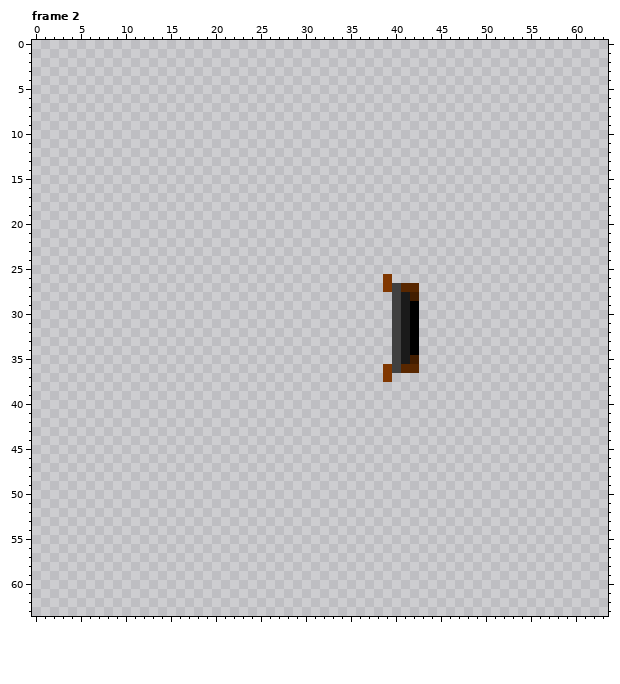
Two states of a pixel-art file, AsespriteFiles/Bow+Arrow.aseprite. The first picture shows the starting point.
64x64 pixels, 4 frames. Shown: frame 2. The commit also changed other frames, which this record leaves out.
And afterwards:
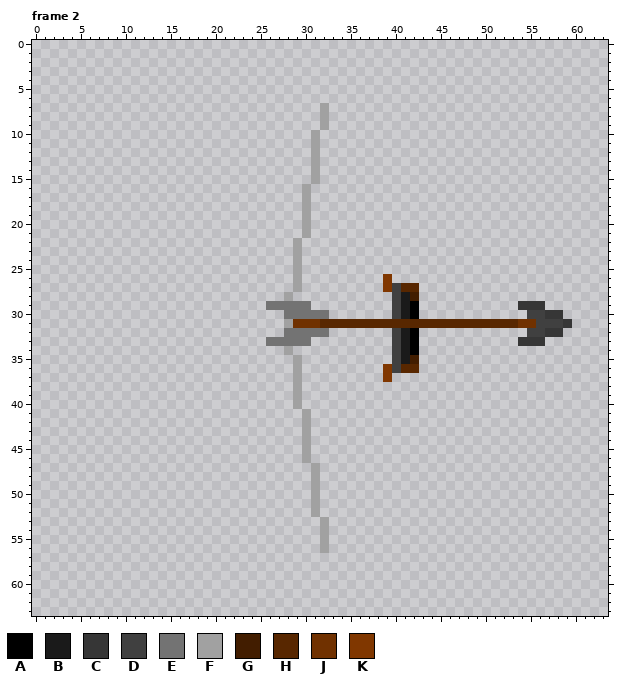
Palette (. is transparent): A #000000  B #1a1a1a  C #363636  D #404040  E #737373  F #a1a1a1  G #421d00  H #582700  J #703100  K #803700
What changed:
layer "Arrow" now shown
--- frame 2, layers "Arrow", "Bow"
@@ x 24..61 @@
  6 ......................................
- 7 ......................................
- 8 ......................................
- 9 ......................................
-10 ......................................
-11 ......................................
-12 ......................................
-13 ......................................
-14 ......................................
-15 ......................................
-16 ......................................
-17 ......................................
-18 ......................................
-19 ......................................
-20 ......................................
-21 ......................................
-22 ......................................
-23 ......................................
-24 ......................................
-25 ......................................
-26 ...............K......................
-27 ...............KDHH...................
-28 ................DBG...................
-29 ................DBA...................
-30 ................DBA...................
-31 ................DBA...................
-32 ................DBA...................
-33 ................DBA...................
-34 ................DBA...................
-35 ................DBG...................
-36 ...............KDHH...................
-37 ...............K......................
-38 ......................................
-39 ......................................
-40 ......................................
-41 ......................................
-42 ......................................
-43 ......................................
-44 ......................................
-45 ......................................
-46 ......................................
-47 ......................................
-48 ......................................
-49 ......................................
-50 ......................................
-51 ......................................
-52 ......................................
-53 ......................................
-54 ......................................
-55 ......................................
-56 ......................................
+ 7 ........F.............................
+ 8 ........F.............................
+ 9 ........F.............................
+10 .......F..............................
+11 .......F..............................
+12 .......F..............................
+13 .......F..............................
+14 .......F..............................
+15 .......F..............................
+16 ......F...............................
+17 ......F...............................
+18 ......F...............................
+19 ......F...............................
+20 ......F...............................
+21 ......F...............................
+22 .....F................................
+23 .....F................................
+24 .....F................................
+25 .....F................................
+26 .....F.........K......................
+27 .....F.........KDHH...................
+28 ....F...........DBG...................
+29 ..EEEEE.........DBA...........CCC.....
+30 ....EEEEE.......DBA............DDCC...
+31 ....FJJJHHHHHHHHHHHHHHHHHHHHHHJJDDDC..
+32 ....EEEEE.......DBA............DDCC...
+33 ..EEEEE.........DBA...........CCC.....
+34 ....F...........DBA...................
+35 .....F..........DBG...................
+36 .....F.........KDHH...................
+37 .....F.........K......................
+38 .....F................................
+39 .....F................................
+40 .....F................................
+41 ......F...............................
+42 ......F...............................
+43 ......F...............................
+44 ......F...............................
+45 ......F...............................
+46 ......F...............................
+47 .......F..............................
+48 .......F..............................
+49 .......F..............................
+50 .......F..............................
+51 .......F..............................
+52 .......F..............................
+53 ........F.............................
+54 ........F.............................
+55 ........F.............................
+56 ........F.............................
 57 ......................................
Changed places in both pictures, as pixel boxes (x1, y1, x2, y2):
changed: (266, 103, 572, 553)
